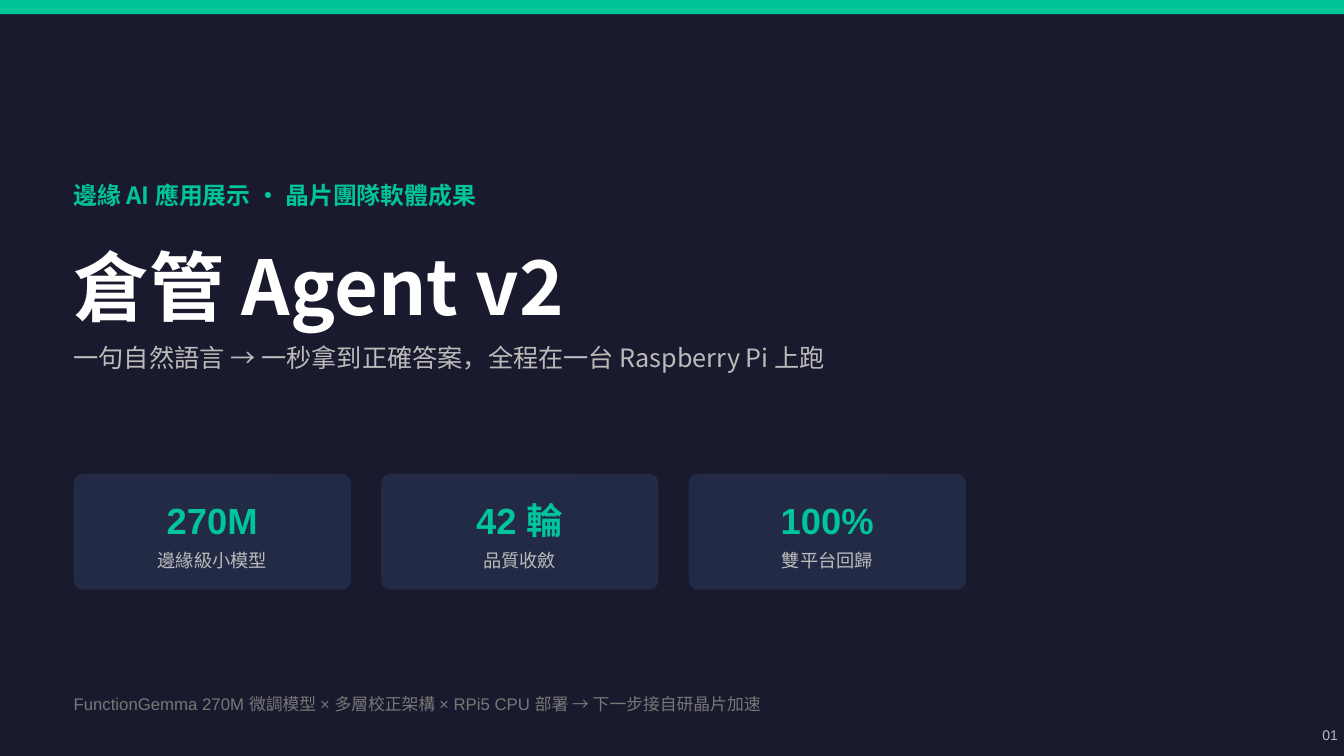
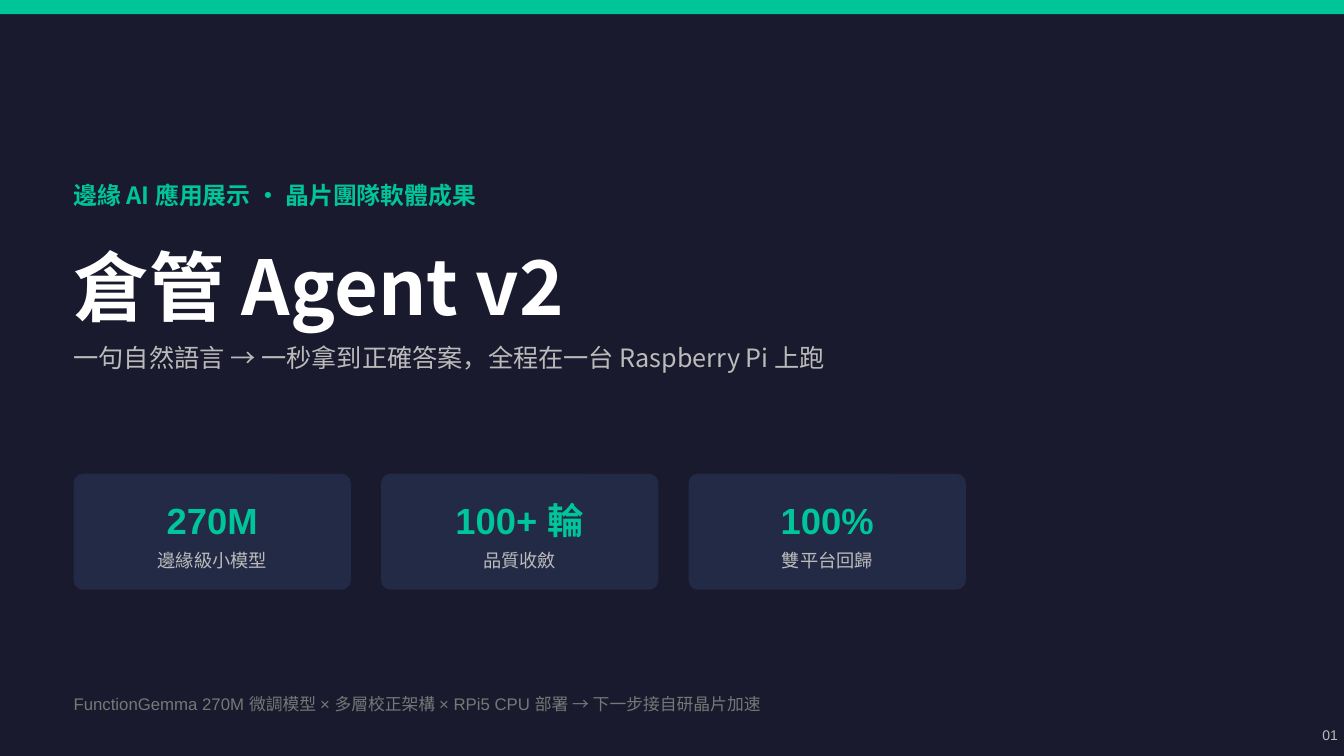
Before and after one commit to chunyen627-afk/warehouse-v2-agent, a slide deck: slide 1 of 倉管Agent_專案簡報.pptx. Drawn at 1344x756 pixels with LibreOffice and Linux fonts; fonts in the diff are those of the drawing. Boxes give left, top, right and bottom in pixels: in the first picture for what was removed or moved away, otherwise in the second. Text is boxed around its words. In the diff, an @@ line names an element or a change of style, - is before the commit and + after.

```diff
--- a/倉管Agent_專案簡報.pptx
+++ b/倉管Agent_專案簡報.pptx
@@ text at (455,503,584,537): text changed @@
-42 輪
+100+ 輪
```
Also in this commit, not shown: 3 other slides changed, 3 slides added, 1 other file.
